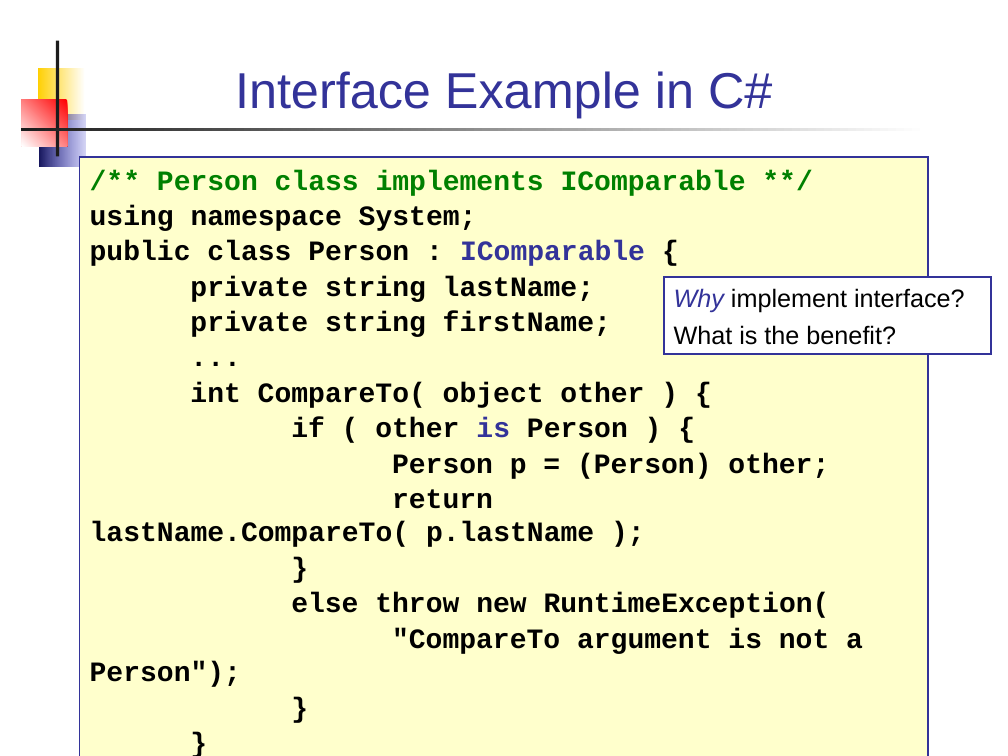
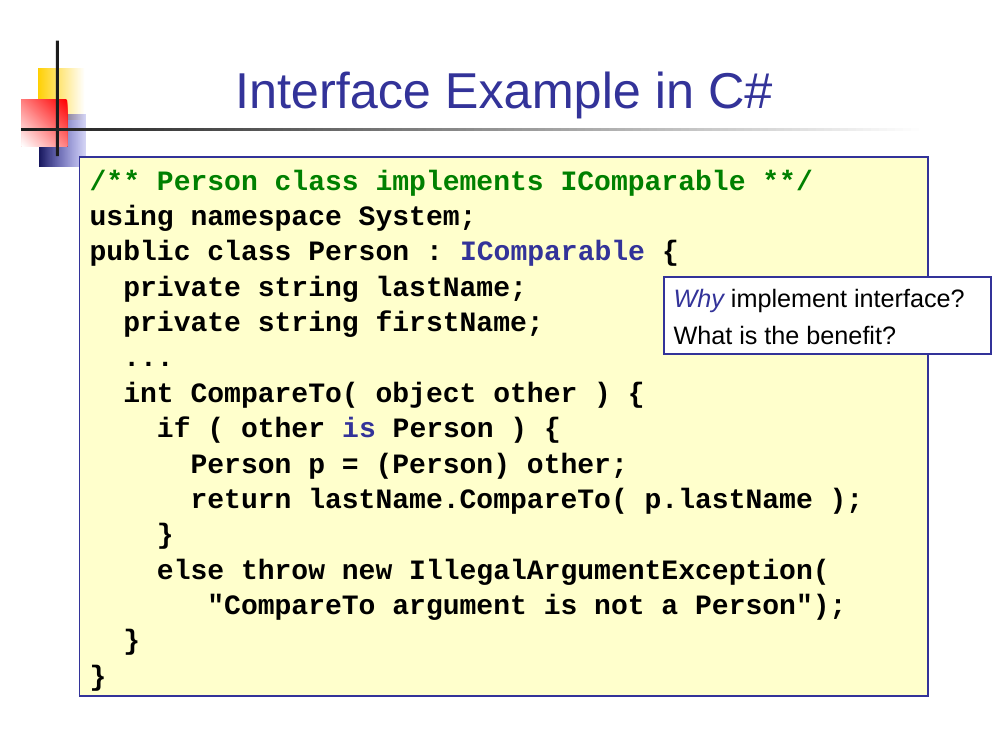
Before and after one commit to skeoop/skeoop.github.io, a slide deck: slide 46 of week2/1-Interfaces.ppt (slide 13 before the commit). Drawn at 1008x756 pixels with LibreOffice and Linux fonts; fonts in the diff are those of the drawing. Boxes give left, top, right and bottom in pixels: in the first picture for what was removed or moved away, otherwise in the second. Text is boxed around its words. In the diff, an @@ line names an element or a change of style, - is before the commit and + after.

```diff
--- a/week2/1-Interfaces.ppt
+++ b/week2/1-Interfaces.ppt
@@ text in rectangle at [80,157,928,697]: paragraph removed @@
-}
@@ rectangle "/** Person class implements IComparable ...": place and size @@
-rectangle "/** Person class implements IComparable ..." at [80,157,928,756]
+rectangle "/** Person class implements IComparable ..." at [80,157,928,697]
@@ text in rectangle at [157,559,829,585]: text changed @@
-else throw new RuntimeException(
+else throw new IllegalArgumentException(
```
Also in this commit, not shown: 36 other slides changed, 2 slides added, 10 slides removed.
